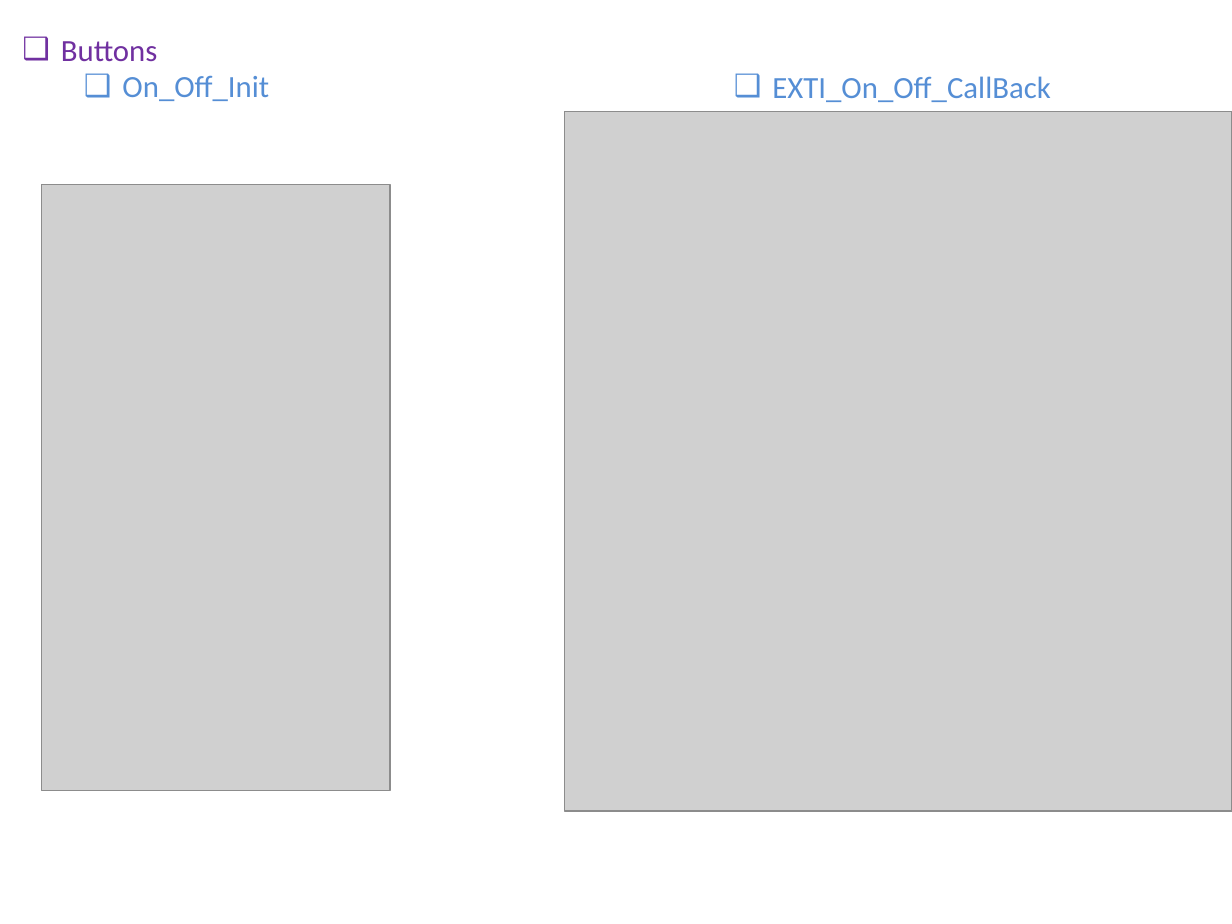
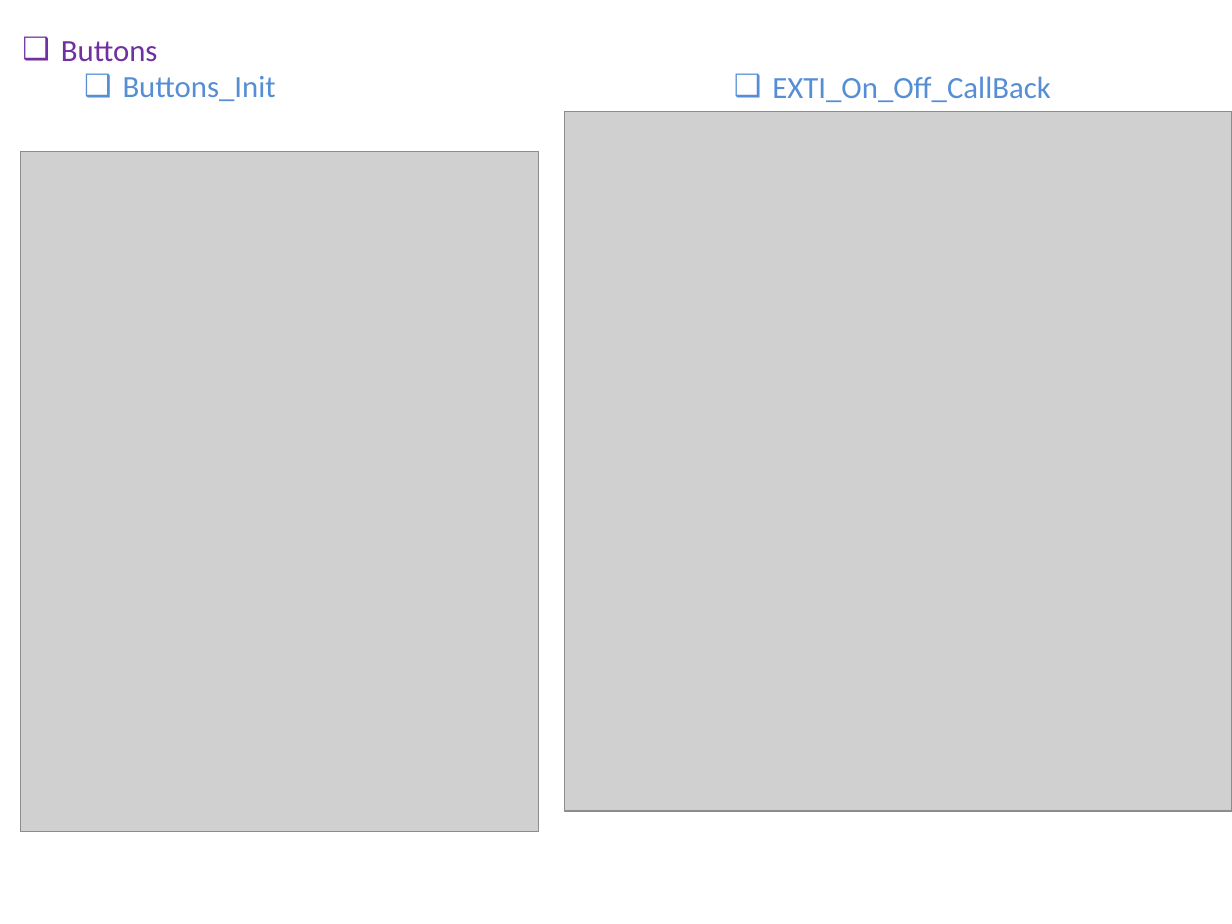
Before and after one commit to Abdelaziz-Sayed-Mohamed/water_heater, a slide deck: slide 9 of WaterHeater.pptx (slide 8 before the commit). Drawn at 1232x924 pixels with LibreOffice and Linux fonts; fonts in the diff are those of the drawing; grey boxes stand for pictures. Boxes give left, top, right and bottom in pixels: in the first picture for what was removed or moved away, otherwise in the second. Text is boxed around its words. In the diff, an @@ line names an element or a change of style, - is before the commit and + after.

```diff
--- a/WaterHeater.pptx
+++ b/WaterHeater.pptx
@@ text at (123,76,276,101): text changed @@
-  ❑ On_Off_Init
+  ❑ Buttons_Init
@@ picture: place and size @@
-picture at (41,185,389,791)
+picture at (21,152,540,832)
```
Also in this commit, not shown: 4 other slides changed, 1 slide added, 32 other files.
